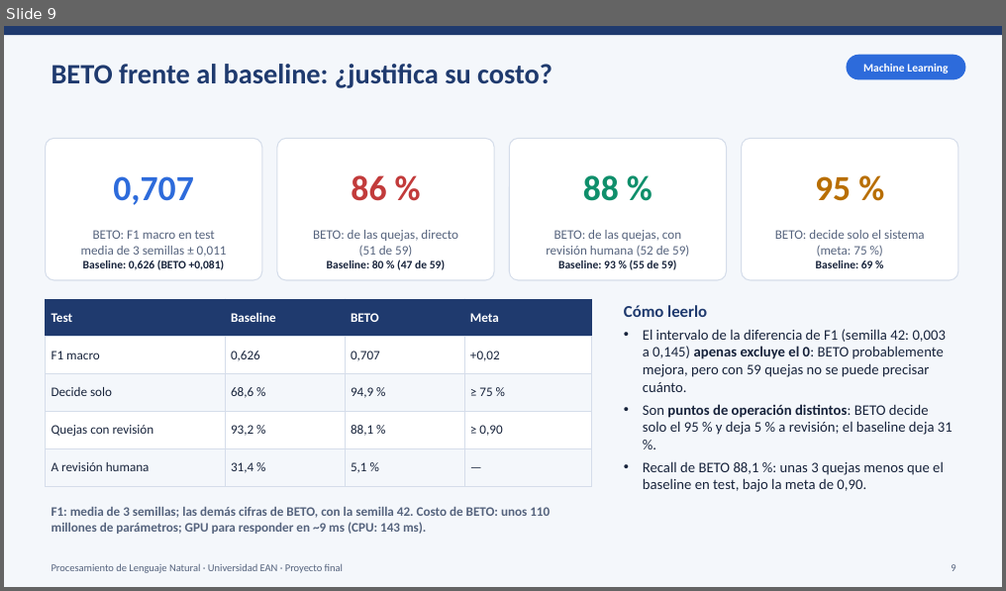
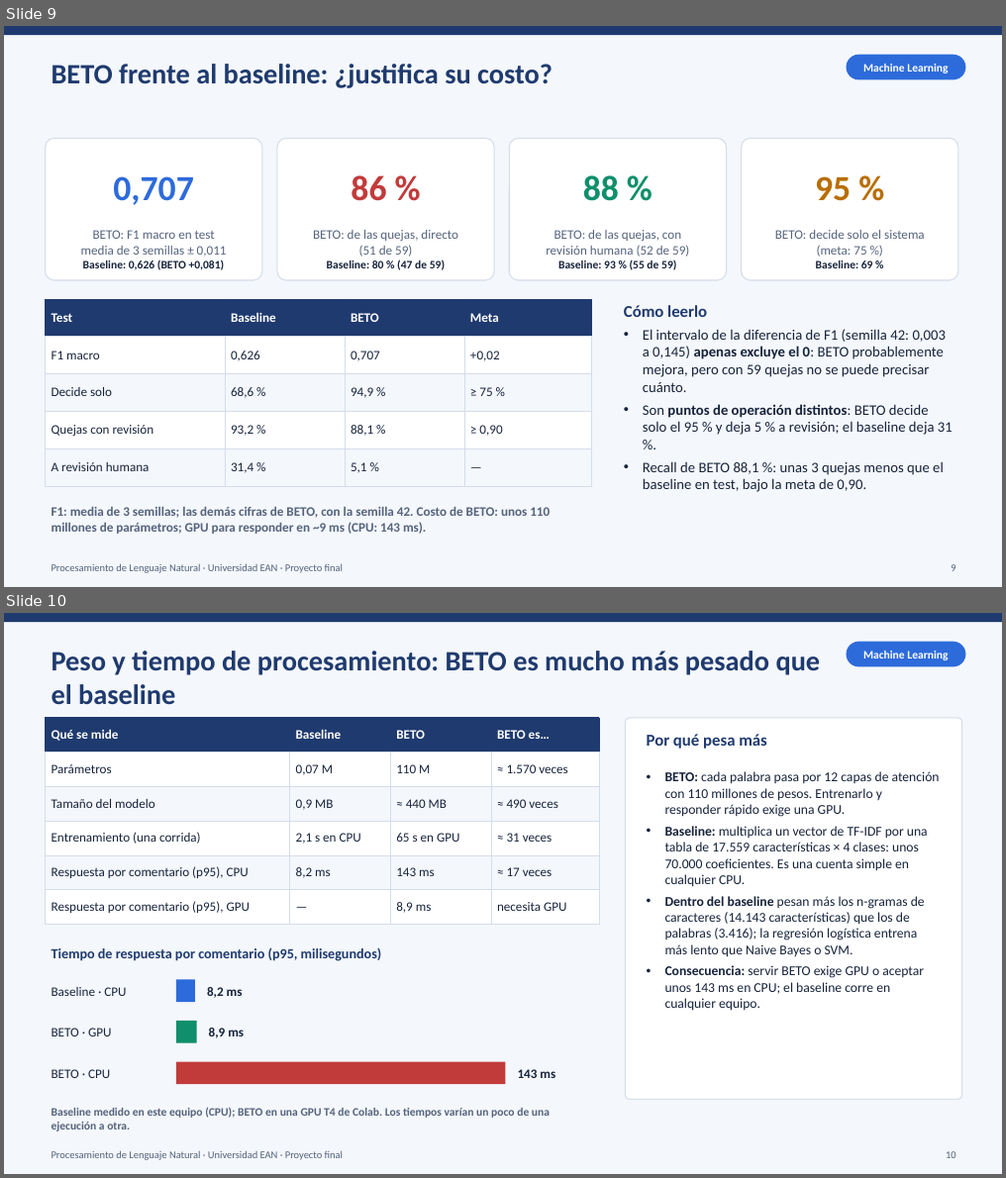
Before and after one commit to RubenEAN/proyecto-final-casinos-nlp, a slide deck: docs/Presentacion_Final.pptx. Shown one above the other, each under a label of ours: slide 9 before the commit, slides 9 and 10 after it. The pictures are 1006x591 and 1006x1178 pixels, drawn with LibreOffice and Linux fonts; fonts in the diff are those of the drawing. Boxes give left, top, right and bottom in pixels: in the first picture for what was removed or moved away, otherwise in the second. Text is boxed around its words. In the diff, an @@ line names an element or a change of style, - is before the commit and + after.

```diff
--- a/docs/Presentacion_Final.pptx
+++ b/docs/Presentacion_Final.pptx
@@ slide 10 added at [4, 613, 1002, 1174], background #F4F7FB @@
@@ rectangle added at [4, 613, 1002, 622], fill #1F3A6E @@
@@ rounded rectangle added at [846, 642, 966, 666], fill #2D6BDB, 11 pt, text #FFFFFF, bold @@
+Machine Learning
@@ text added at [52, 651, 821, 704], 27 pt, text #1F3A6E, bold @@
+Peso y tiempo de procesamiento: BETO es mucho más pesado que el baseline
@@ table added at [46, 718, 600, 925], 6 rows, 4 columns @@
+Qué se mide | Baseline | BETO | BETO es…
+Parámetros | 0,07 M | 110 M | ≈ 1.570 veces
+Tamaño del modelo | 0,9 MB | ≈ 440 MB | ≈ 490 veces
+Entrenamiento (una corrida) | 2,1 s en CPU | 65 s en GPU | ≈ 31 veces
+Respuesta por comentario (p95), CPU | 8,2 ms | 143 ms | ≈ 17 veces
+Respuesta por comentario (p95), GPU | — | 8,9 ms | necesita GPU
@@ rounded rectangle added at [626, 718, 962, 1100], fill #FFFFFF, outline #D5DDEA 1 pt @@
@@ text added at [647, 734, 767, 749], 16 pt, text #1F3A6E, bold @@
+Por qué pesa más
@@ text added at [665, 771, 940, 1011], 13 pt, text #17233B @@
+• BETO: cada palabra pasa por 12 capas de atención con 110 millones de pesos. Entrenarlo y responder rápido exige una GPU.
+• Baseline: multiplica un vector de TF-IDF por una tabla de 17.559 características × 4 clases: unos 70.000 coeficientes. Es una cuenta simple en cualquier CPU.
+• Dentro del baseline pesan más los n-gramas de caracteres (14.143 características) que los de palabras (3.416); la regresión logística entrena más lento que Naive Bayes o SVM.
+• Consecuencia: servir BETO exige GPU o aceptar unos 143 ms en CPU; el baseline corre en cualquier equipo.
@@ text added at [52, 948, 382, 961], 13.5 pt, text #1F3A6E, bold @@
+Tiempo de respuesta por comentario (p95, milisegundos)
@@ text added at [52, 987, 126, 996], 12.5 pt, text #17233B @@
+Baseline · CPU
@@ rectangle added at [176, 980, 195, 1002], fill #2D6BDB @@
@@ text added at [207, 987, 243, 998], 12.5 pt, text #17233B, bold @@
+8,2 ms
@@ text added at [52, 1028, 111, 1037], 12.5 pt, text #17233B @@
+BETO · GPU
@@ rectangle added at [176, 1021, 196, 1044], fill #0F8F6B @@
@@ text added at [209, 1028, 244, 1039], 12.5 pt, text #17233B, bold @@
+8,9 ms
@@ text added at [52, 1069, 110, 1078], 12.5 pt, text #17233B @@
+BETO · CPU
@@ rectangle added at [176, 1062, 506, 1084], fill #C23B3B @@
@@ text added at [518, 1069, 555, 1078], 12.5 pt, text #17233B, bold @@
+143 ms
@@ text added at [52, 1107, 549, 1132], 11 pt, text #55637D, bold @@
+Baseline medido en este equipo (CPU); BETO en una GPU T4 de Colab. Los tiempos varían un poco de una ejecución a otra.
@@ text added at [52, 1151, 343, 1160], 10 pt, text #55637D @@
+Procesamiento de Lenguaje Natural · Universidad EAN · Proyecto final
@@ text added at [945, 1152, 956, 1158], 10 pt, text #55637D @@
+10
```
Also in this commit, not shown: 8 slides changed, 8 other files.
